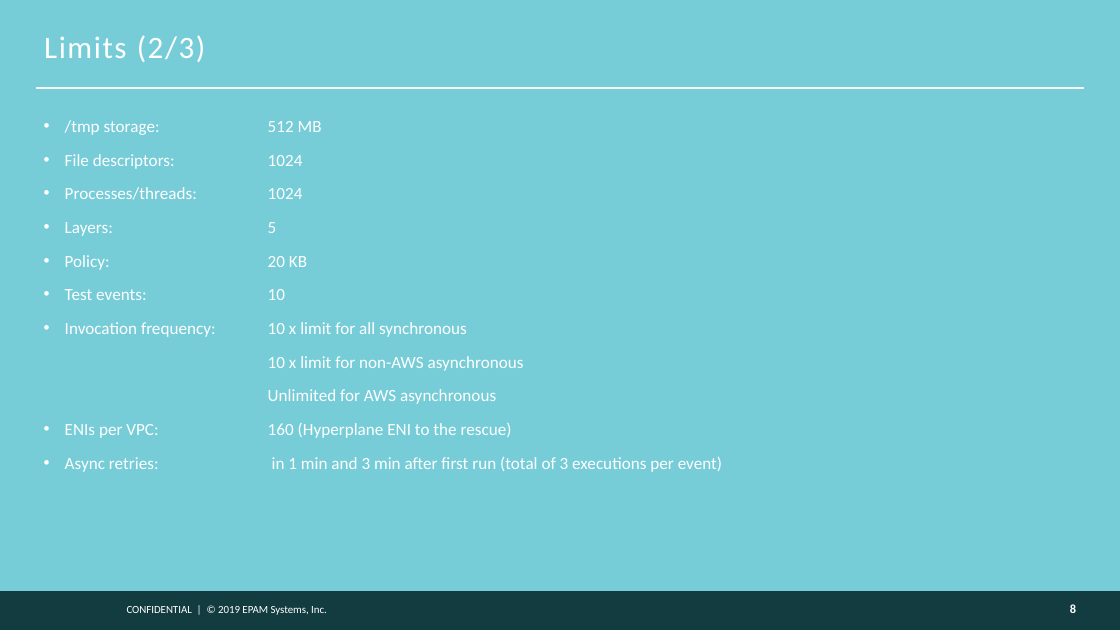
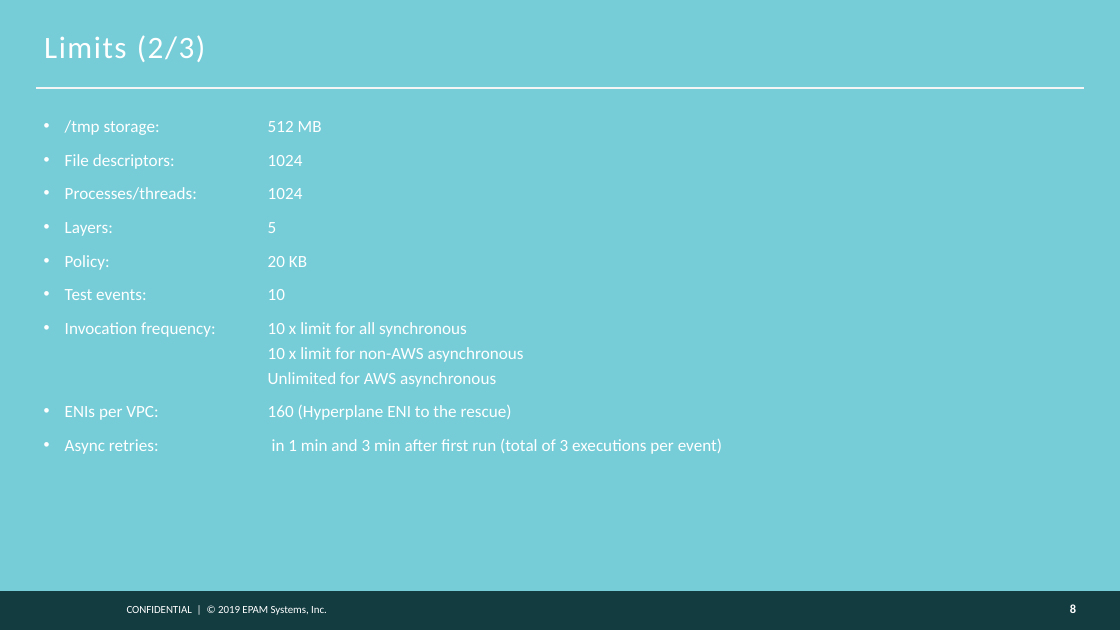
Before and after one commit to ChristophShyper/presentation-lambda, a slide deck: slide 8 of Presentation.pptx. Drawn at 1120x630 pixels with LibreOffice and Linux fonts; fonts in the diff are those of the drawing; background and template pictures are left out. Boxes give left, top, right and bottom in pixels: in the first picture for what was removed or moved away, otherwise in the second. Text is boxed around its words. In the diff, an @@ line names an element or a change of style, - is before the commit and + after.

```diff
--- a/Presentation.pptx
+++ b/Presentation.pptx
@@ text at (65,322,524,387): text changed @@
-• Invocation frequency: 10 x limit for all synchronous
-10 x limit for non-AWS asynchronous
-Unlimited for AWS asynchronous
+• Invocation frequency: 10 x limit for all synchronous
+  10 x limit for non-AWS asynchronous
+  Unlimited for AWS asynchronous
```
Also in this commit, not shown: 2 other slides changed, 4 other files.
